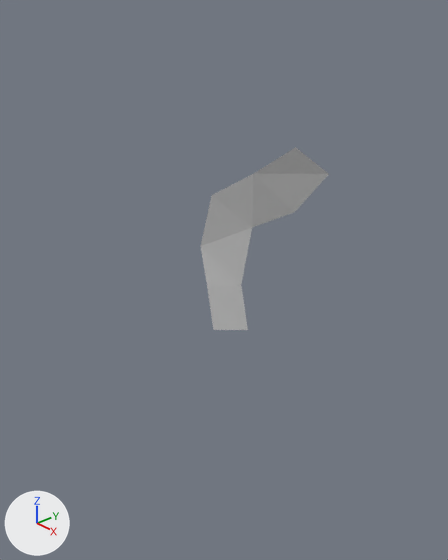
Renders of the Blender file Modelado de Agentes y Entornos Virtuales/3D/Hombre/Hombre.blend from each side of a commit.
Both versions are drawn from a 50 mm lens placed at (3.4, -3.51, 2.64), pointed at (-0.38, -0.12, 0.19). The axes (+X, +Y, +Z) are drawn at lower left. The lights are the same throughout.
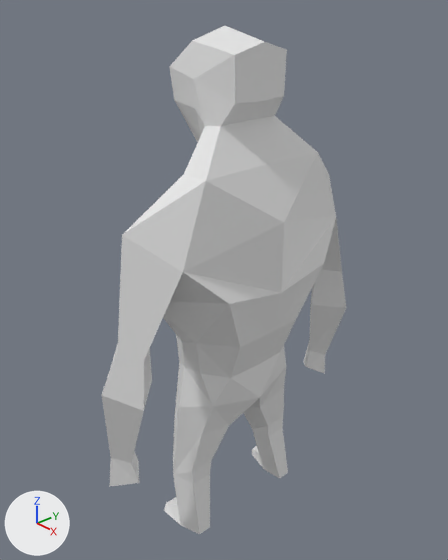
Where the change shows, as pixel boxes [x1, y1, x2, y2] in the pictures (448 x 560 px):
'Plane', reshaped, moved, rescaled (90% wider, 177% taller)
    before: [201, 147, 329, 330]
    after: [102, 26, 346, 534]
part 1 of me_plane_001, built on
    before: [201, 174, 253, 330]
    after: [102, 26, 346, 534]

The change, as a list of edits to the scene's bpy script:
```text
Change me_plane_001:
    used by ob_plane; location = (0.0, 0.0, 0.0); rotation_euler = (0.0, 1.571, 0.0), in degrees (0, 90, 0)
    remove me_plane_001.from_pydata(...)  # 11 vertices, 5 faces; spans x -1.33..0.59, y -0.07..1.07, z -0.77..-0.17
    add me_plane_001.from_pydata(...)  # 189 vertices, 190 faces, 18 loose edges; spans x -2.32..2.28, y -1.57..1.39, z -0.77..0.28
    me_plane_001 part 1
    4 vertices are removed from x -0.92..0.45, y -0.07..-0.06, z -0.77..-0.59
    3 faces are deleted
    182 vertices are added at x -2.32..2.28, y -1.57..1.39, z -0.77..0.28
    18 loose edges are added
    188 new faces join them
Change ob_plane:
    ob_plane.location: (0.0, 0.0, 0.0) -> (0.0, -0.185, 0.0)
    ob_plane.scale: (1.0, 1.0, 1.0) -> (1.0, -1.0, 1.0)
```
